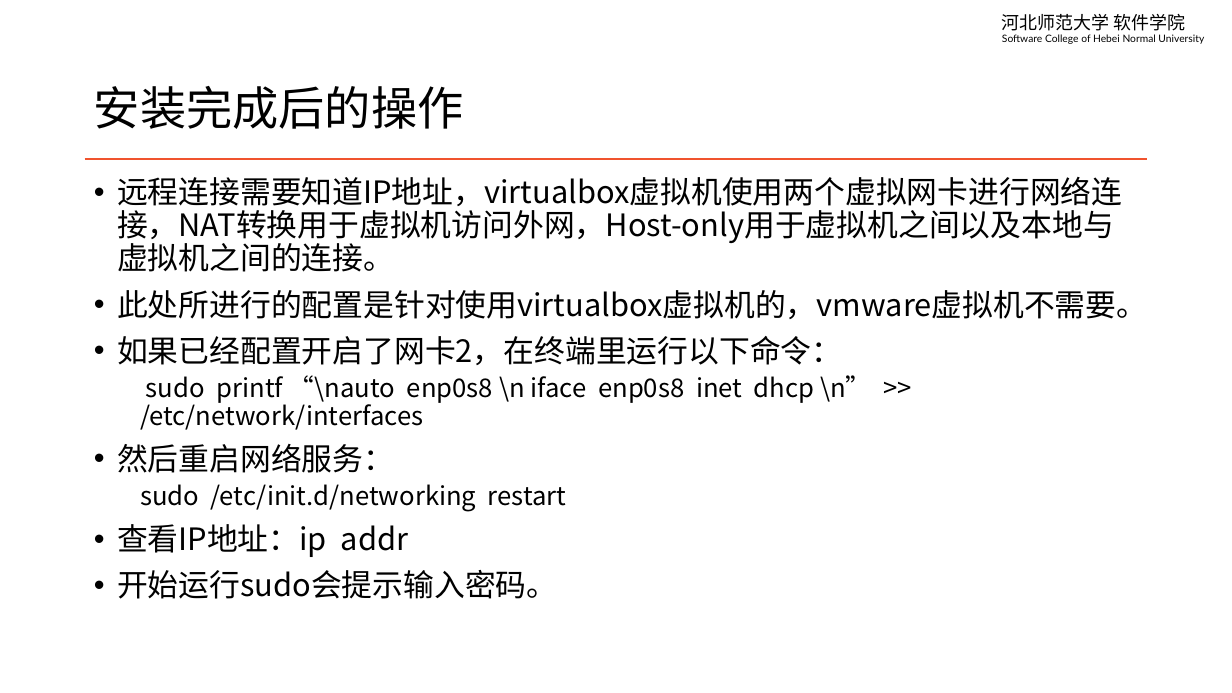
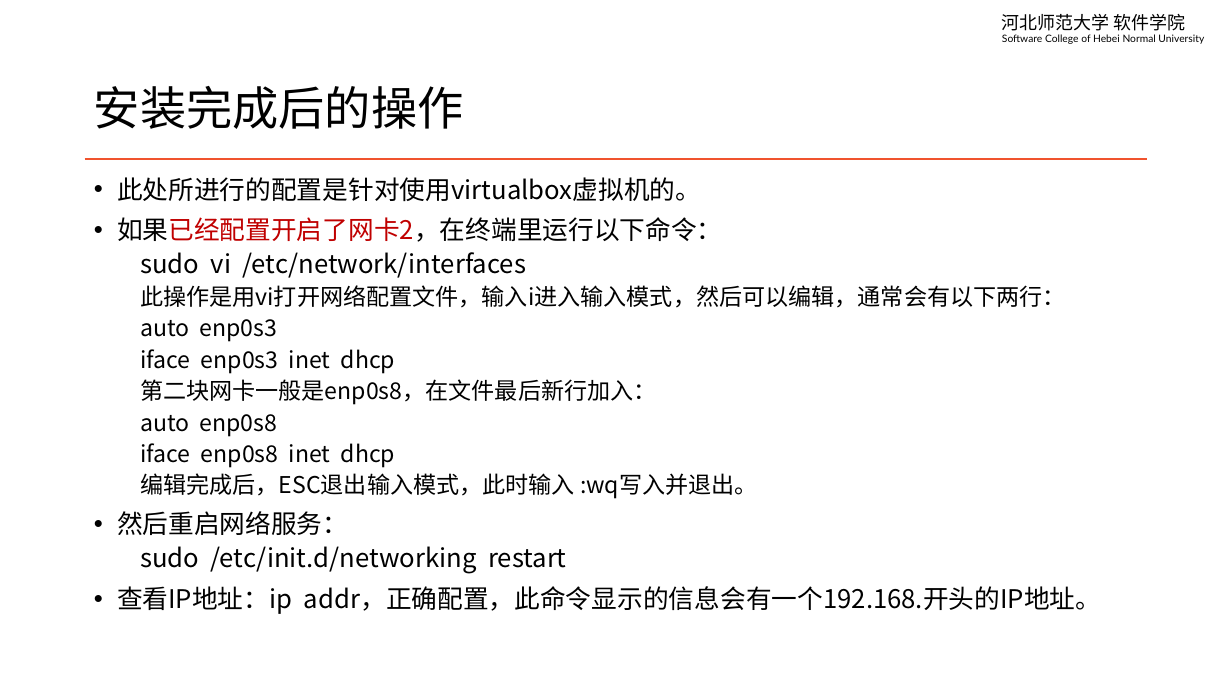
Before and after one commit to edu2act/course-linux-system, a slide deck: slide 30 of materials/slides/ch01-linux-history-and-install.pptx. Drawn at 1232x693 pixels with LibreOffice and Linux fonts; fonts in the diff are those of the drawing. Boxes give left, top, right and bottom in pixels: in the first picture for what was removed or moved away, otherwise in the second. Text is boxed around its words. In the diff, an @@ line names an element or a change of style, - is before the commit and + after.

```diff
--- a/materials/slides/ch01-linux-history-and-install.pptx
+++ b/materials/slides/ch01-linux-history-and-install.pptx
@@ text at (x1=117, y1=177, x2=701, y2=201): text changed; size 24 to 20 pt @@
-• 远程连接需要知道IP地址，virtualbox虚拟机使用两个虚拟网卡进行网络连接，NAT转换用于虚拟机访问外网，Host-only用于虚拟机之间以及本地与虚拟机之间的连接。
-• 此处所进行的配置是针对使用virtualbox虚拟机的，vmware虚拟机不需要。
+• 此处所进行的配置是针对使用virtualbox虚拟机的。
@@ text at (x1=117, y1=217, x2=723, y2=535): size 24 to 20 pt in "如果已经配置开启了网卡2，在终端里运行以下命令：", "然后重启网络服务："; text colour #000000 to #C00000 in "如果已经配置开启了网卡2，在终端里运行以下命令：" @@
@@ text at (x1=140, y1=252, x2=1066, y2=499): text changed; size 20 to 18 pt @@
-  sudo printf “\nauto enp0s8 \n iface enp0s8 inet dhcp \n” >> /etc/network/interfaces
+  sudo vi /etc/network/interfaces
+  此操作是用vi打开网络配置文件，输入i进入输入模式，然后可以编辑，通常会有以下两行：
+  auto enp0s3
+  iface enp0s3 inet dhcp
+  第二块网卡一般是enp0s8，在文件最后新行加入：
+  auto enp0s8
+  iface enp0s8 inet dhcp
+  编辑完成后，ESC退出输入模式，此时输入 :wq写入并退出。
@@ text at (x1=117, y1=586, x2=1101, y2=614): text changed; size 24 to 20 pt @@
-• 查看IP地址：ip addr
-• 开始运行sudo会提示输入密码。
+• 查看IP地址：ip addr，正确配置，此命令显示的信息会有一个192.168.开头的IP地址。
```
Also in this commit, not shown: 3 other slides changed, 5 other files.
